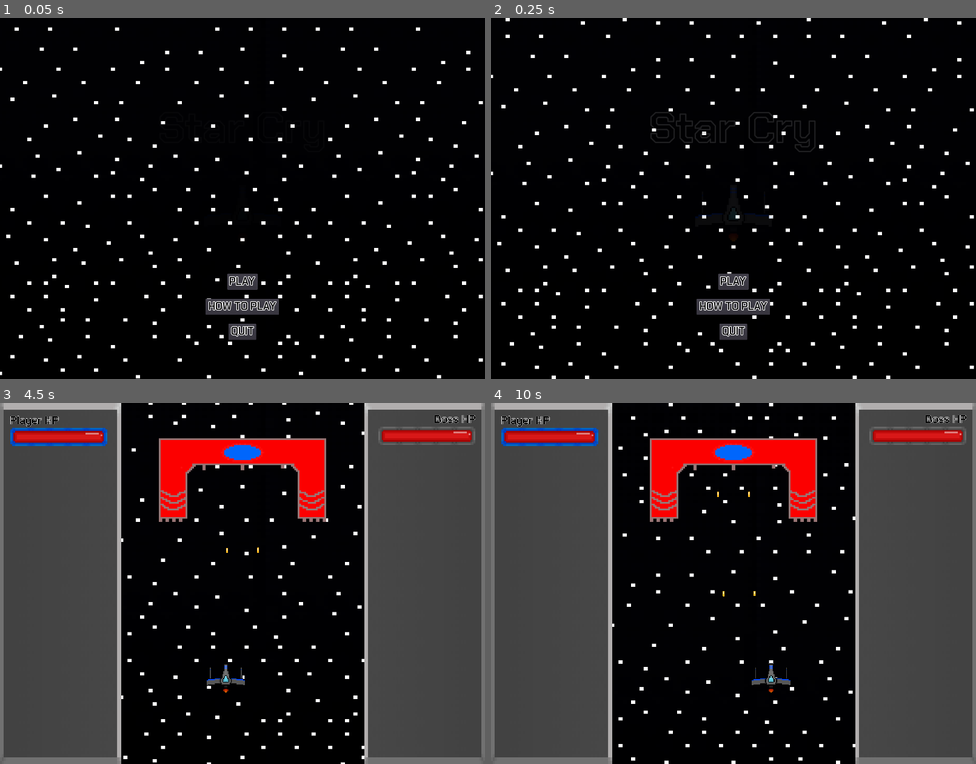
Above: before the commit, frames 1-4 (two rows, left to right).
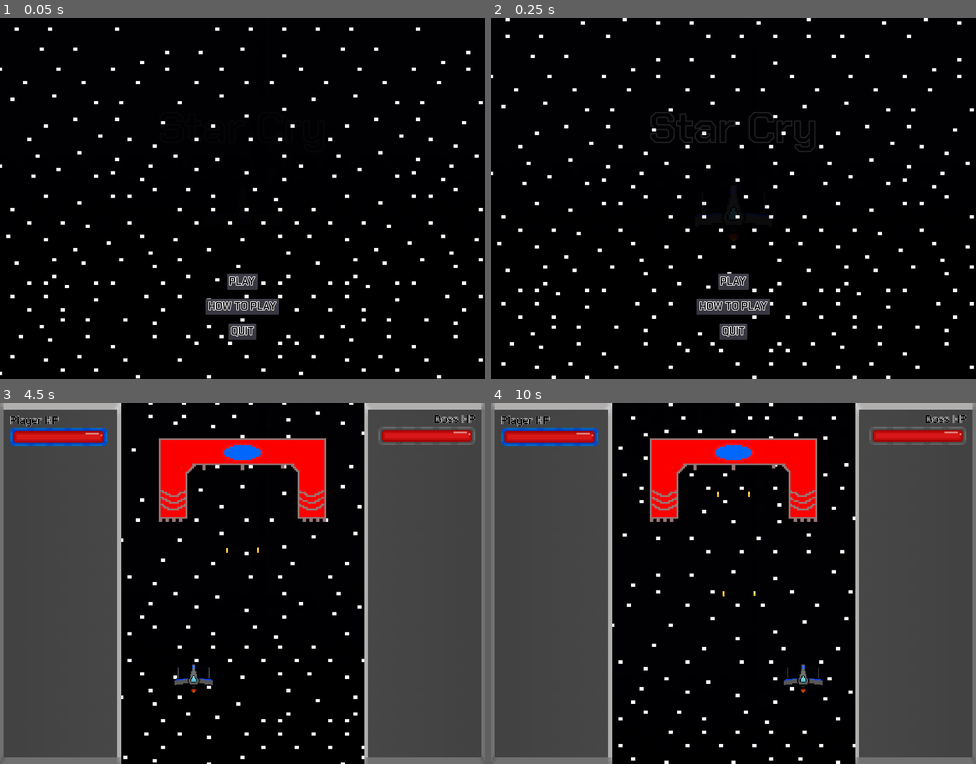
Above: after the commit, the same moments.

Repository: Cecilist/Final-BossFightBulletShooter
Game: Godot game, scene res://Menu/MainMenu.tscn
Same seed, same stepped clock (60 frames per second), same inputs: the game is played once before the commit and once after it.
Inputs:
- Up to frame 1 (0.05 s): no input
- Up to frame 2 (0.25 s): no input
- Up to frame 3 (4.5 s): click "PLAY" at 0.5 s; tap Enter (play_game) at 1.25, 2.85, 3.5 s; hold D (move_right) 1.28-2.03 s; hold Shift (dodge, bound only after the commit) 1.28-2.03 s; tap Space (shoot) at 2, 3.6 s; hold S (move_down) 2.03-2.78 s; tap E (fire_rate_ability) at 2.1 s; tap Shift (dodge, bound only after the commit) at 2.3, 3.8 s; hold D (move_right) 2.78-3.53 s; hold Shift (dodge, bound only after the commit) 2.78-3.53 s; hold W (move_up) 3.53-4.28 s; hold A (move_left) from 4.28 s (still down); hold Shift (dodge, bound only after the commit) from 4.28 s (still down); tap Tab (to_next_screen) at 4.35 s
- Up to frame 4 (10 s): tap Escape (pause) at 4.9 s; release A (move_left) at 5 s; release Shift (dodge, bound only after the commit) at 5 s; click "TO MENU" at 5 s; click "PLAY" at 5.75 s; tap Space (shoot) at 6.5, 8.75, 9.6 s; hold A (move_left) 6.53-7.28 s; tap Shift (dodge, bound only after the commit) at 6.6, 8.3, 9.8 s; tap Enter (play_game) at 7.25, 8.85 s; hold S (move_down) 7.28-8.03 s; hold Shift (dodge, bound only after the commit) 7.28-8.03 s; hold D (move_right) 8.03-8.78 s; tap E (fire_rate_ability) at 8.1 s; hold W (move_up) 8.78-9.53 s; hold Shift (dodge, bound only after the commit) 8.78-9.53 s; hold D (move_right) from 9.53 s (still down)

The runs differ from the first frame. In frame 3, 0.3% of the frame differs, in the area x 36-51%, y 72-81%; in frame 4, 0.3%.

Commit message:
Update player sprites

Diff:
--- a/project/Menu/MainMenu.tscn
+++ b/project/Menu/MainMenu.tscn
@@ -1,20 +1,29 @@
-[gd_scene load_steps=14 format=2]
+[gd_scene load_steps=16 format=2]
 
 [ext_resource path="res://Font/ChakraPetch-SemiBold.ttf" type="DynamicFontData" id=1]
 [ext_resource path="res://Font/ChakraPetch-Bold.ttf" type="DynamicFontData" id=2]
 [ext_resource path="res://Menu/MainMenu.gd" type="Script" id=3]
-[ext_resource path="res://Player/Player_Ship_1.png" type="Texture" id=4]
-[ext_resource path="res://Player/Player_Ship_2.png" type="Texture" id=5]
-[ext_resource path="res://Player/Player_Ship_3.png" type="Texture" id=6]
+[ext_resource path="res://Player/Player_Ship_Default.png" type="Texture" id=4]
+[ext_resource path="res://Player/Ship_Exhaust_2.png" type="Texture" id=5]
+[ext_resource path="res://Player/Ship_Exhaust_3.png" type="Texture" id=6]
+[ext_resource path="res://Player/Ship_Exhaust_1.png" type="Texture" id=7]
 
 [sub_resource type="DynamicFont" id=1]
 size = 128
 outline_size = 2
 font_data = ExtResource( 2 )
 
+[sub_resource type="SpriteFrames" id=8]
+animations = [ {
+"frames": [ ExtResource( 7 ), ExtResource( 5 ), ExtResource( 6 ), ExtResource( 5 ) ],
+"loop": true,
+"name": "flying",
+"speed": 5.0
+} ]
+
 [sub_resource type="SpriteFrames" id=2]
 animations = [ {
-"frames": [ ExtResource( 4 ), ExtResource( 5 ), ExtResource( 6 ), ExtResource( 5 ) ],
+"frames": [ ExtResource( 4 ) ],
 "loop": true,
 "name": "flying",
 "speed": 7.0
@@ -61,6 +70,18 @@
 "update": 0,
 "values": [ Color( 1, 1, 1, 0 ), Color( 1, 1, 1, 1 ) ]
 }
+tracks/2/type = "value"
+tracks/2/path = NodePath("TitleExhaustSprite:self_modulate")
+tracks/2/interp = 1
+tracks/2/loop_wrap = true
+tracks/2/imported = false
+tracks/2/enabled = true
+tracks/2/keys = {
+"times": PoolRealArray( 0, 2 ),
+"transitions": PoolRealArray( 1, 1 ),
+"update": 0,
+"values": [ Color( 1, 1, 1, 0 ), Color( 1, 1, 1, 1 ) ]
+}
 
 [sub_resource type="RectangleShape2D" id=7]
 extents = Vector2( 1207.41, 871.501 )
@@ -70,7 +91,6 @@
 script = ExtResource( 3 )
 
 [node name="TitleLabel" type="Label" parent="."]
-self_modulate = Color( 1, 1, 1, 0 )
 anchor_left = 0.5
 anchor_top = 0.5
 anchor_right = 0.5
@@ -88,13 +108,18 @@
 "_edit_use_anchors_": false
 }
 
+[node name="TitleExhaustSprite" type="AnimatedSprite" parent="."]
+position = Vector2( -0.16687, 28.6228 )
+scale = Vector2( 0.5, 0.5 )
+frames = SubResource( 8 )
+animation = "flying"
+playing = true
+
 [node name="TitleShipSprite" type="AnimatedSprite" parent="."]
-self_modulate = Color( 1, 1, 1, 0 )
 position = Vector2( 0, 28.7341 )
 scale = Vector2( 0.5, 0.5 )
 frames = SubResource( 2 )
 animation = "flying"
-frame = 2
 playing = true
 
 [node name="PlayButton" type="Button" parent="."]
--- a/project/Player/Player.gd
+++ b/project/Player/Player.gd
@@ -15,6 +15,7 @@
 var _player_invulnerable = false
 var _player_can_shoot = true
 var _fire_rate_ability_ready = true
+var _can_dodge = true
 
 
 func _physics_process(_delta):
@@ -38,9 +39,17 @@
 		if Input.is_action_pressed("move_down"):
 			_ship_velocity.y = player_movement_speed
 		if Input.is_action_pressed("move_left"):
-			_ship_velocity.x = player_movement_speed * -1
+			if Input.is_action_pressed("dodge") and _can_dodge == true:
+				position.x -= 100
+				_can_dodge = false
+			else:
+				_ship_velocity.x = player_movement_speed * -1
 		if Input.is_action_pressed("move_right"):
-			_ship_velocity.x = player_movement_speed
+			if Input.is_action_pressed("dodge") and _can_dodge == true:
+				position.x += 100
+				_can_dodge = false
+			else:
+				_ship_velocity.x = player_movement_speed
 		if Input.is_action_pressed("shoot"):
 			if _player_can_shoot == true:
 				shoot();
@@ -111,3 +120,7 @@
 
 func _on_FireRateCooldownTimer_timeout():
 	_fire_rate_ability_ready = true
+
+
+func _on_DodgeCooldownTimer_timeout():
+	_can_dodge = true
--- a/project/Player/Player.tscn
+++ b/project/Player/Player.tscn
@@ -1,16 +1,16 @@
 [gd_scene load_steps=12 format=2]
 
 [ext_resource path="res://Player/Player_Ship_Default.png" type="Texture" id=1]
+[ext_resource path="res://Player/Ship_Exhaust_2.png" type="Texture" id=2]
 [ext_resource path="res://Player/Player.gd" type="Script" id=3]
-[ext_resource path="res://Player/Player_Ship_1.png" type="Texture" id=4]
+[ext_resource path="res://Player/Ship_Exhaust_3.png" type="Texture" id=4]
 [ext_resource path="res://Player/Player_Ship_Damaged.png" type="Texture" id=5]
-[ext_resource path="res://Player/Player_Ship_2.png" type="Texture" id=6]
-[ext_resource path="res://Player/Player_Ship_3.png" type="Texture" id=7]
+[ext_resource path="res://Player/Ship_Exhaust_1.png" type="Texture" id=6]
 [ext_resource path="res://Player/Player Shooting.wav" type="AudioStream" id=8]
 
 [sub_resource type="SpriteFrames" id=1]
 animations = [ {
-"frames": [ ExtResource( 4 ), ExtResource( 6 ), ExtResource( 7 ), ExtResource( 6 ) ],
+"frames": [ ExtResource( 6 ), ExtResource( 2 ), ExtResource( 4 ), ExtResource( 2 ) ],
 "loop": true,
 "name": "flying",
 "speed": 7.0
@@ -71,6 +71,18 @@
 wait_time = 0.4
 one_shot = true
 
+[node name="FireRateTimer" type="Timer" parent="."]
+wait_time = 5.0
+one_shot = true
+
+[node name="FireRateCooldownTimer" type="Timer" parent="."]
+wait_time = 10.0
+one_shot = true
+
+[node name="DodgeCooldownTimer" type="Timer" parent="."]
+wait_time = 5.0
+one_shot = true
+
 [node name="PlayerShootingSound" type="AudioStreamPlayer2D" parent="."]
 stream = ExtResource( 8 )
 volume_db = -15.0
@@ -78,3 +90,6 @@
 [connection signal="area_entered" from="Hitbox" to="." method="_on_Hitbox_area_entered"]
 [connection signal="timeout" from="InvulnerabilityTimer" to="." method="_on_InvulnerabilityTimer_timeout"]
 [connection signal="timeout" from="PlayerShotTimer" to="." method="_on_PlayerShotTimer_timeout"]
+[connection signal="timeout" from="FireRateTimer" to="." method="_on_FireRateTimer_timeout"]
+[connection signal="timeout" from="FireRateCooldownTimer" to="." method="_on_FireRateCooldownTimer_timeout"]
+[connection signal="timeout" from="DodgeCooldownTimer" to="." method="_on_DodgeCooldownTimer_timeout"]
--- a/project/project.godot
+++ b/project/project.godot
@@ -138,7 +138,7 @@
 "events": [ Object(InputEventKey,"resource_local_to_scene":false,"resource_name":"","device":0,"alt":false,"shift":false,"control":false,"meta":false,"command":false,"pressed":false,"scancode":69,"unicode":0,"echo":false,"script":null)
  ]
 }
-roll={
+dodge={
 "deadzone": 0.5,
 "events": [ Object(InputEventKey,"resource_local_to_scene":false,"resource_name":"","device":0,"alt":false,"shift":false,"control":false,"meta":false,"command":false,"pressed":false,"scancode":16777237,"unicode":0,"echo":false,"script":null)
  ]
Binary file removed: project/Player/Player_Ship_1.png
Binary file removed: project/Player/Player_Ship_2.png
Binary file removed: project/Player/Player_Ship_3.png
Binary file added: project/Player/Ship_Exhaust_1.png
Not shown, changed: project/Player/Ship_Exhaust_1.png.import
Binary file added: project/Player/Ship_Exhaust_2.png
Not shown, changed: project/Player/Ship_Exhaust_2.png.import
Binary file added: project/Player/Ship_Exhaust_3.png
Not shown, changed: project/Player/Ship_Exhaust_3.png.import
Not shown, removed: raw_assets/textures/Player/Player_Ship_1.png
Not shown, removed: raw_assets/textures/Player/Player_Ship_2.png
Not shown, removed: raw_assets/textures/Player/Player_Ship_3.png
(and 3 more such lines)
